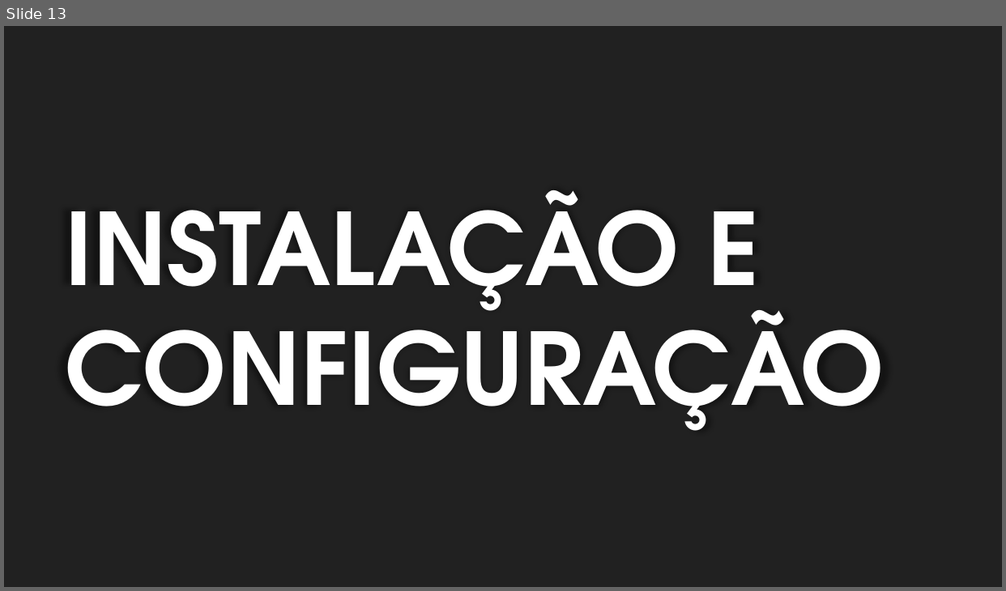
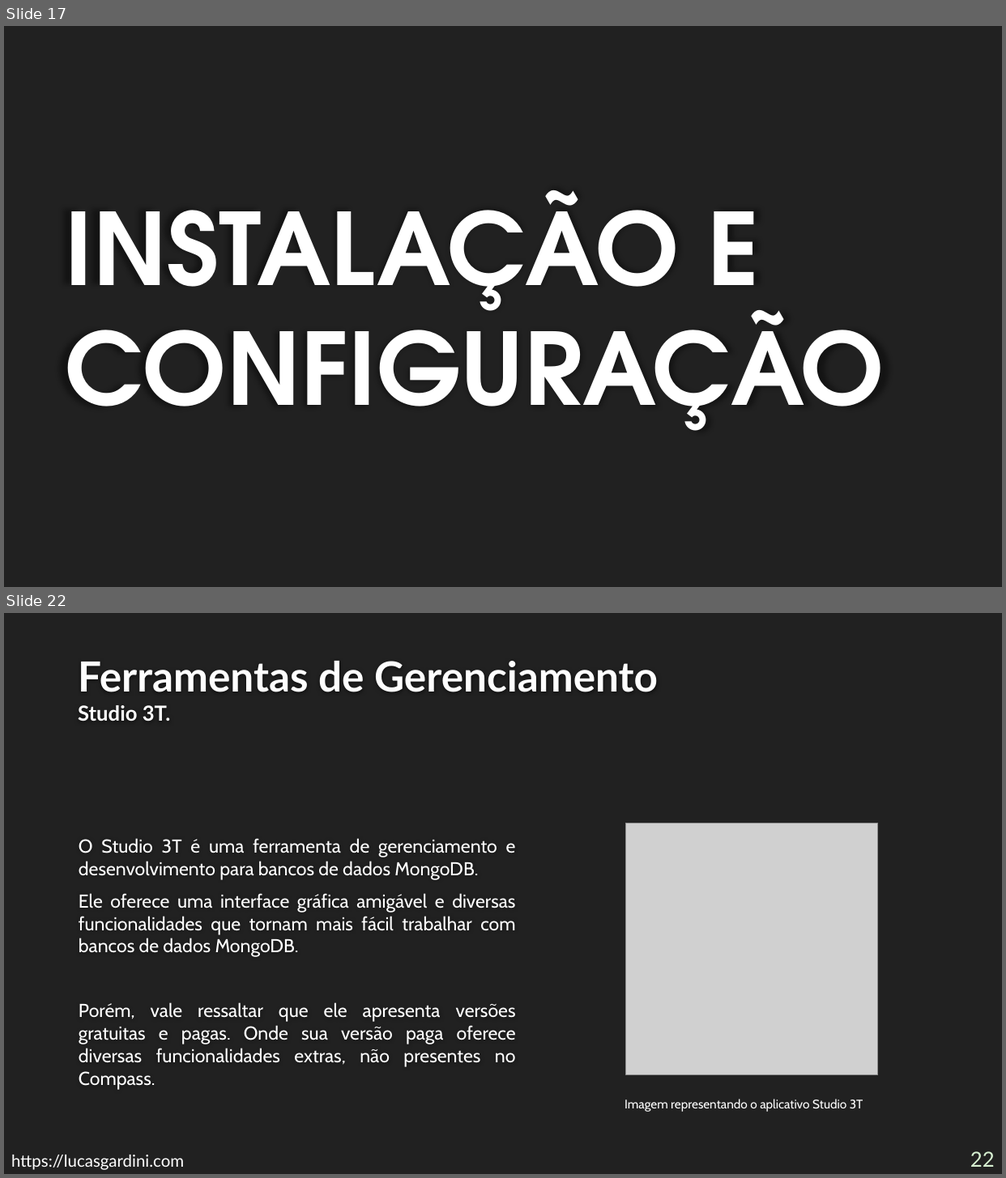
Before and after one commit to Lucas-Gardini/IFSP-ADS-BD2, a slide deck: mongodb/minicurso-mongodb.pptx. Shown one above the other, each under a label of ours: slide 13 before the commit, slides 17 and 22 after it; the slides between them are not shown. The pictures are 1006x591 and 1006x1178 pixels, drawn with LibreOffice and Linux fonts; fonts in the diff are those of the drawing; grey boxes stand for pictures; background and template pictures are left out. Boxes give left, top, right and bottom in pixels: in the first picture for what was removed or moved away, otherwise in the second. Text is boxed around its words. In the diff, an @@ line names an element or a change of style, - is before the commit and + after.

```diff
--- a/mongodb/minicurso-mongodb.pptx
+++ b/mongodb/minicurso-mongodb.pptx
@@ slide 22 added at [4,613,1002,1174], background #212121 @@
@@ title added at [78,661,658,721], 40 pt, text #FEFEFE, bold @@
+Ferramentas de Gerenciamento
+Studio 3T.
@@ picture added at [626,824,879,1076] @@
@@ text added at [79,838,516,1090], 18 pt, text #FFFFFF @@
+O Studio 3T é uma ferramenta de gerenciamento e desenvolvimento para bancos de dados MongoDB.
+Ele oferece uma interface gráfica amigável e diversas funcionalidades que tornam mais fácil trabalhar com bancos de dados MongoDB.
+Porém, vale ressaltar que ele apresenta versões gratuitas e pagas. Onde sua versão paga oferece diversas funcionalidades extras, não presentes no Compass.
@@ text added at [624,1099,863,1112], 12 pt, text #FFFFFF @@
+Imagem representando o aplicativo Studio 3T
@@ text added at [11,1155,184,1170], 16 pt, text #FFFFFF @@
+https://lucasgardini.com
@@ page number added at [970,1152,995,1167], 20 pt, text #D6F0D1 @@
+22
@@ what was slide 13 is now slide 17 @@
```
Also in this commit, not shown: 32 slides changed, 18 other slides added, 5 slides removed.
